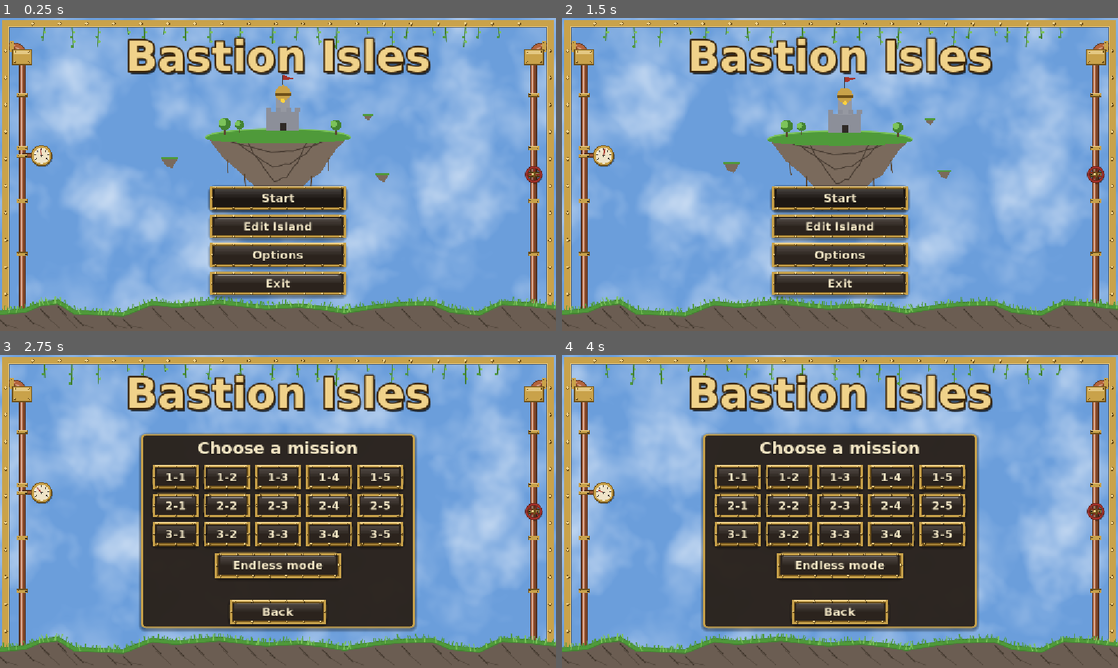
Above: before the commit, frames 1-4 (two rows, left to right).
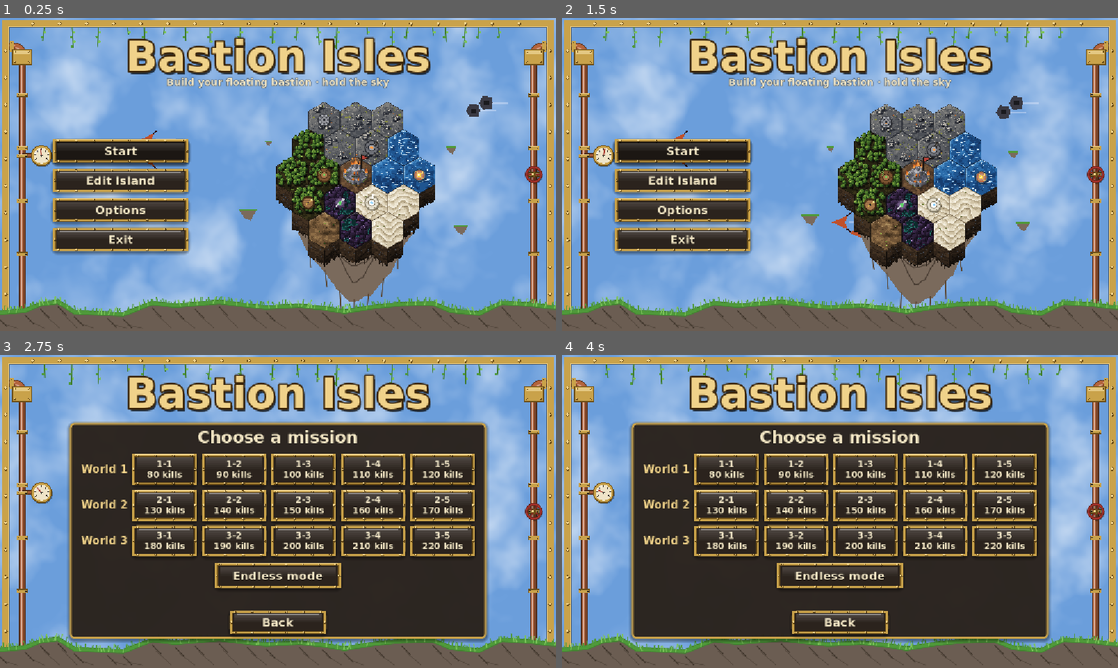
Above: after the commit, the same moments.

Repository: PfeiferSebastian/bastion-isles
Game: Godot game, scene res://scenes/ui/main_menu.tscn
Same seed, same stepped clock (60 frames per second), same inputs: the game is played once before the commit and once after it.
Inputs:
- Up to frame 1 (0.25 s): no input
- Up to frame 2 (1.5 s): click "Options" at 0.5 s; click "Back" at 1.25 s
- Up to frame 3 (2.75 s): click "Start" at 2 s
- Up to frame 4 (4 s): click "Back" at 2.75 s; click "Start" at 3.5 s

The runs differ from the first frame. In frame 1, 31% of the frame differs, in the area x 9-92%, y 18-93%; in frame 2, 30%; in frame 3, 37%, in the area x 12-88%, y 21-92%; in frame 4, 36%.

Commit message:
Show the real island art and enemy airships in the main menu
The menu centerpiece is now a radius-2 island drawn with the game's
terrain tiles, towers and castle HQ (pennant in the dominant biome),
on the right of a left-hand button column, with a tagline under the
title and enemy airship formations crossing the sky. The mission
select labels its world rows and shows each mission's kill goal.

Co-Authored-By: Claude Opus 5.5 <noreply@anthropic.com>

Diff:
--- a/scenes/ui/main_menu.tscn
+++ b/scenes/ui/main_menu.tscn
@@ -5,6 +5,7 @@
 [ext_resource type="Script" path="res://scripts/ui/floating_island_art.gd" id="3_island"]
 [ext_resource type="Script" path="res://scripts/ui/menu_frame.gd" id="4_frame"]
 [ext_resource type="Script" path="res://scripts/ui/brass_button.gd" id="5_button"]
+[ext_resource type="Script" path="res://scripts/ui/menu_airships.gd" id="6_airships"]
 
 [node name="MainMenu" type="Control"]
 layout_mode = 3
@@ -19,11 +20,12 @@
 script = ExtResource("2_sky")
 flight_velocity = Vector2(-25, -10)
 
+[node name="Airships" type="Node2D" parent="."]
+script = ExtResource("6_airships")
+
 [node name="Island" type="Node2D" parent="."]
-position = Vector2(576, 246)
+position = Vector2(760, 300)
 script = ExtResource("3_island")
-width = 300.0
-depth = 130.0
 
 [node name="Frame" type="Control" parent="."]
 layout_mode = 1
@@ -47,21 +49,31 @@
 horizontal_alignment = 1
 vertical_alignment = 1
 
+[node name="Tagline" type="Label" parent="."]
+unique_name_in_owner = true
+layout_mode = 1
+anchors_preset = 10
+anchor_right = 1.0
+offset_top = 118.0
+offset_bottom = 148.0
+grow_horizontal = 2
+theme_override_font_sizes/font_size = 20
+text = "Build your floating bastion · hold the sky"
+horizontal_alignment = 1
+vertical_alignment = 1
+
 [node name="Buttons" type="VBoxContainer" parent="."]
 layout_mode = 1
-anchors_preset = 7
-anchor_left = 0.5
-anchor_top = 1.0
-anchor_right = 0.5
-anchor_bottom = 1.0
-offset_left = -140.0
-offset_top = -296.0
-offset_right = 140.0
-offset_bottom = -74.0
-grow_horizontal = 2
-grow_vertical = 0
-theme_override_constants/separation = 10
-alignment = 2
+anchors_preset = 4
+anchor_top = 0.5
+anchor_bottom = 0.5
+offset_left = 110.0
+offset_top = -96.0
+offset_right = 390.0
+offset_bottom = 182.0
+grow_vertical = 2
+theme_override_constants/separation = 12
+alignment = 1
 
 [node name="Start" type="Button" parent="Buttons"]
 unique_name_in_owner = true
--- a/scripts/ui/floating_island_art.gd
+++ b/scripts/ui/floating_island_art.gd
@@ -1,33 +1,64 @@
 extends Node2D
-## Menu centerpiece: a gently bobbing floating island with a grassy top, rocky underside,
-## hanging roots, a small brass-domed keep and a few drifting rock fragments. Drawn in code.
+## Menu centerpiece: the player's kind of island as it looks in the game – the pixel-art hex
+## tiles (TerrainArt) around the castle HQ with its biome pennant, a few towers (TowerArt),
+## the rocky underside with a hanging rock cone and roots below, drifting rock fragments.
+## Bobs gently. The layout is fixed (it is a picture, not the saved island).
 
-@export var width := 340.0
-@export var depth := 190.0
+@export var hex_size := 38.0
+## Depth of the rock cone below the tiles.
+@export var depth := 150.0
 @export var bob_height := 6.0
 
-const GRASS := Color("4f9a3a")
-const GRASS_LIGHT := Color("7cc35a")
 const ROCK := Color("7a6a5c")
 const ROCK_DARK := Color("4a3e34")
 const ROOT := Color("5a4632")
+const GRASS := Color("4f9a3a")
+
+## Biome per hex of the radius-2 island (missing = neutral ground): faction patches like a
+## real mid-game island.
+const BIOMES := {
+	Vector2i(1, -1): Biome.Type.MOUNTAIN, Vector2i(0, -1): Biome.Type.MOUNTAIN,
+	Vector2i(1, -2): Biome.Type.MOUNTAIN, Vector2i(0, -2): Biome.Type.MOUNTAIN, Vector2i(2, -2): Biome.Type.MOUNTAIN,
+	Vector2i(-1, 0): Biome.Type.FOREST, Vector2i(-2, 0): Biome.Type.FOREST, Vector2i(-1, -1): Biome.Type.FOREST,
+	Vector2i(-2, 1): Biome.Type.FOREST,
+	Vector2i(1, 0): Biome.Type.LAKE, Vector2i(2, -1): Biome.Type.LAKE, Vector2i(2, 0): Biome.Type.LAKE,
+	Vector2i(-1, 1): Biome.Type.SWAMP, Vector2i(-1, 2): Biome.Type.SWAMP,
+	Vector2i(0, 1): Biome.Type.PLAINS, Vector2i(1, 1): Biome.Type.PLAINS, Vector2i(0, 2): Biome.Type.PLAINS,
+}
+## Towers standing on the island: hex -> type.
+const TOWERS := {
+	Vector2i(1, -1): &"attack", Vector2i(-1, 0): &"attack", Vector2i(0, 1): &"attack",
+	Vector2i(2, 0): &"energy", Vector2i(-1, 1): &"repair", Vector2i(0, -2): &"wall", Vector2i(-2, 1): &"scout",
+}
+## The HQ's biome: the island's most common one, as in the game (Island.hq_biome).
+var _hq_biome := Biome.Type.NEUTRAL
 
 var _time := 0.0
-var _underside := PackedVector2Array()
+var _cone := PackedVector2Array()
 var _base_y := 0.0
+var _tiles: Array[IslandTile] = []
 
 
 func _ready() -> void:
+	texture_filter = CanvasItem.TEXTURE_FILTER_NEAREST
 	_base_y = position.y
+	for coord in HexMath.area(Island.HQ_COORD, 2):
+		var tile := IslandTile.new(coord, BIOMES.get(coord, Biome.Type.NEUTRAL))
+		tile.is_hq = coord == Island.HQ_COORD
+		_tiles.append(tile)
+	_hq_biome = _dominant_biome()
+	# Back rows first, so peaks and trees overlap the row behind them.
+	_tiles.sort_custom(func(a: IslandTile, b: IslandTile) -> bool:
+		return a.coord.y < b.coord.y if a.coord.y != b.coord.y else a.coord.x < b.coord.x)
+	# Jagged rock cone hanging below the island's lower edge.
 	var rng := RandomNumberGenerator.new()
 	rng.seed = 11
-	# Jagged cone from the left rim down to the tip and back up to the right rim.
+	var half := HexMath.SQRT3 * hex_size * 1.9
 	var steps := 14
 	for i in steps + 1:
 		var t := float(i) / steps
-		var x := lerpf(-width / 2.0, width / 2.0, t)
 		var y := sin(t * PI) * depth * (1.0 - absf(t - 0.5) * 0.6)
-		_underside.append(Vector2(x + rng.randf_range(-6, 6), y + rng.randf_range(-10, 10) * sin(t * PI)))
+		_cone.append(Vector2(lerpf(-half, half, t) + rng.randf_range(-6, 6), y + rng.randf_range(-10, 10) * sin(t * PI)))
 
 
 ## Moves the island's resting point (it keeps bobbing around it).
@@ -44,74 +75,93 @@
 
 func _draw() -> void:
 	_draw_fragments()
-	# Rock underside with strata.
-	var body := PackedVector2Array([Vector2(-width / 2.0, 0)])
-	body.append_array(_underside)
-	body.append(Vector2(width / 2.0, 0))
+	_draw_cone()
+	var art := TerrainArt.available()
+	for tile in _tiles:
+		var c := HexMath.to_pixel(tile.coord, hex_size)
+		if art:
+			draw_texture_rect(TerrainArt.underside(tile.coord), TerrainArt.underside_rect(c, hex_size), false)
+	for tile in _tiles:
+		var c := HexMath.to_pixel(tile.coord, hex_size)
+		if art:
+			draw_texture_rect(TerrainArt.for_tile(tile), TerrainArt.tile_rect(c, hex_size), false)
+		else:
+			draw_colored_polygon(_hex(c, 0.96), Biome.color_of(tile.biome))
+	for tile in _tiles:
+		if TOWERS.has(tile.coord):
+			# Turrets sweep slowly, as if watching the sky.
+			var aim := -PI / 2.0 + sin(_time * 0.6 + tile.coord.x * 1.7) * 0.9
+			TowerArt.draw(self, TOWERS[tile.coord], tile.biome, HexMath.to_pixel(tile.coord, hex_size), hex_size * 0.375, [], 0.0, aim)
+	_draw_pennant(HexMath.to_pixel(Island.HQ_COORD, hex_size))
+
+
+## Rock cone with strata and swaying roots, below the tiles' own underside.
+func _draw_cone() -> void:
+	var top := hex_size * 3.1
+	var body := PackedVector2Array([_cone[0] + Vector2(0, top)])
+	for p in _cone:
+		body.append(p + Vector2(0, top))
 	draw_colored_polygon(body, ROCK)
 	for k in range(1, 4):
 		var line := PackedVector2Array()
-		for p in _underside:
-			line.append(Vector2(p.x * (1.0 - k * 0.18), p.y * k * 0.24))
+		for p in _cone:
+			line.append(Vector2(p.x * (1.0 - k * 0.18), top + p.y * k * 0.24))
 		draw_polyline(line, ROCK_DARK, 2.0, true)
-	# Hanging roots.
 	for i in 7:
-		var x := lerpf(-width * 0.35, width * 0.35, i / 6.0)
-		var start := Vector2(x, _depth_at(x) - 4.0)
+		var x := lerpf(_cone[2].x, _cone[-3].x, i / 6.0)
+		var start := Vector2(x, top + _depth_at(x) - 4.0)
 		var sway := sin(_time * 1.1 + i) * 4.0
 		draw_polyline(PackedVector2Array([start, start + Vector2(sway * 0.5, 18), start + Vector2(sway, 26 + i % 3 * 6)]), ROOT, 2.0, true)
-	# Grassy top.
-	var top := PackedVector2Array()
-	for i in 25:
-		var a := PI + PI * i / 24.0
-		top.append(Vector2(cos(a) * width / 2.0, sin(a) * 18.0))
-	for i in 25:
-		var a := PI * i / 24.0
-		top.append(Vector2(cos(a) * width / 2.0, sin(a) * 10.0 + 2.0))
-	draw_colored_polygon(top, GRASS)
-	draw_polyline(top.slice(0, 25), GRASS_LIGHT, 3.0, true)
-	_draw_keep(Vector2(10, -14))
-	_draw_tree(Vector2(-110, -6), 16.0)
-	_draw_tree(Vector2(-80, -10), 12.0)
-	_draw_tree(Vector2(120, -6), 14.0)
 
 
 func _depth_at(x: float) -> float:
-	for i in _underside.size() - 1:
-		var a := _underside[i]
-		var b := _underside[i + 1]
+	for i in _cone.size() - 1:
+		var a := _cone[i]
+		var b := _cone[i + 1]
 		if x >= a.x and x <= b.x:
 			return lerpf(a.y, b.y, (x - a.x) / maxf(b.x - a.x, 0.001))
 	return 0.0
 
 
-## Small keep with a brass dome and a pennant.
-func _draw_keep(base: Vector2) -> void:
-	var stone := Color("8c8f99")
-	draw_rect(Rect2(base + Vector2(-34, -40), Vector2(68, 40)), stone)
-	draw_rect(Rect2(base + Vector2(-14, -78), Vector2(28, 40)), stone.lightened(0.08))
-	for i in 4:
-		draw_rect(Rect2(base + Vector2(-34 + i * 20, -48), Vector2(10, 8)), stone)
-	draw_circle(base + Vector2(0, -78), 16.0, MenuTheme.BRASS)
-	draw_rect(Rect2(base + Vector2(-16, -78), Vector2(32, 6)), MenuTheme.BRASS_DARK)
-	draw_line(base + Vector2(0, -94), base + Vector2(0, -116), MenuTheme.IRON, 2.0)
-	var wave := sin(_time * 3.0) * 3.0
-	draw_colored_polygon(PackedVector2Array([base + Vector2(0, -116), base + Vector2(22, -110 + wave), base + Vector2(0, -104)]), Color("a8322a"))
-	draw_rect(Rect2(base + Vector2(-6, -16), Vector2(12, 16)), MenuTheme.IRON)
-	draw_circle(base + Vector2(0, -62), 4.0, Color("ffd23f"))
+## The HQ's pennant in its biome colour, waving.
+func _draw_pennant(center: Vector2) -> void:
+	var foot := center + Vector2(hex_size * 0.32, -hex_size * 0.35)
+	var top := foot + Vector2(0, -hex_size * 0.75)
+	var dark := Color(0.12, 0.09, 0.07)
+	var wave := sin(_time * 3.0) * hex_size * 0.05
+	draw_line(foot, top, dark, 2.5, true)
+	var flag := PackedVector2Array([top, top + Vector2(hex_size * 0.42, hex_size * 0.13 + wave), top + Vector2(0, hex_size * 0.26)])
+	draw_colored_polygon(flag, Biome.color_of(_hq_biome))
+	draw_polyline(flag + PackedVector2Array([flag[0]]), dark, 1.5, true)
 
 
-func _draw_tree(at: Vector2, size: float) -> void:
-	draw_line(at, at + Vector2(0, -size), ROOT, 3.0)
-	draw_circle(at + Vector2(0, -size * 1.4), size * 0.8, GRASS.darkened(0.15))
-	draw_circle(at + Vector2(-size * 0.3, -size * 1.6), size * 0.5, GRASS_LIGHT)
+## Most tiles wins (the HQ itself doesn't count); on a tie a faction biome beats neutral.
+func _dominant_biome() -> Biome.Type:
+	var counts := {}
+	for tile in _tiles:
+		if not tile.is_hq:
+			counts[tile.biome] = counts.get(tile.biome, 0) + 1
+	var best := Biome.Type.NEUTRAL
+	for biome in counts:
+		var rank := [counts[biome], 0 if biome == Biome.Type.NEUTRAL else 1]
+		if not counts.has(best) or rank > [counts[best], 0 if best == Biome.Type.NEUTRAL else 1]:
+			best = biome
+	return best
 
 
-## Little rock fragments drifting around the island.
+func _hex(center: Vector2, scale_by: float) -> PackedVector2Array:
+	var points := PackedVector2Array()
+	for corner in HexMath.corners(hex_size * scale_by):
+		points.append(corner + center)
+	return points
+
+
+## Little rock fragments with a grassy top drifting around the island.
 func _draw_fragments() -> void:
-	var spots := [Vector2(-width * 0.75, 40), Vector2(width * 0.72, 70), Vector2(width * 0.62, -40)]
+	var w := HexMath.SQRT3 * hex_size * 5.0
+	var spots := [Vector2(-w * 0.68, 70), Vector2(w * 0.66, 100), Vector2(w * 0.6, -50), Vector2(-w * 0.55, -70)]
 	for i in spots.size():
 		var p: Vector2 = spots[i] + Vector2(0, sin(_time * 1.3 + i * 2.0) * 8.0)
-		var s := 18.0 - i * 4.0
+		var s := 18.0 - i * 3.5
 		draw_colored_polygon(PackedVector2Array([p + Vector2(-s, 0), p + Vector2(s, 0), p + Vector2(s * 0.3, s * 1.2), p + Vector2(-s * 0.4, s * 0.9)]), ROCK)
 		draw_line(p + Vector2(-s, 0), p + Vector2(s, 0), GRASS, 4.0)
--- a/scripts/ui/main_menu.gd
+++ b/scripts/ui/main_menu.gd
@@ -1,11 +1,14 @@
 extends Control
-## Main menu: title at the top, Start / Edit Island / Options / Exit at the bottom middle,
-## steampunk frame and a floating island over the cloud sky. Start opens the mission select:
+## Main menu: title and tagline at the top, Start / Edit Island / Options / Exit in a column
+## on the left, the island (in the game's own tile art) floating on the right while enemy
+## airship formations cross the cloud sky, all inside the steampunk frame. Start opens the mission select:
 ## numbered missions (1-1, 1-2 … 2-1 …), the endless mode below them and Back at the bottom.
 
 const GAME_SCENE := "res://main.tscn"
 
 @onready var _island: Node2D = $Island
+@onready var _airships: Node2D = $Airships
+@onready var _tagline: Label = %Tagline
 @onready var _buttons: Control = $Buttons
 @onready var _start: Button = %Start
 @onready var _edit_island: Button = %EditIsland
@@ -59,15 +62,25 @@
 	heading.add_theme_font_size_override("font_size", 34)
 	content.add_child(heading)
 	var grid := GridContainer.new()
-	grid.columns = GameSession.MISSIONS_PER_WORLD
+	# A "World n" label before each row of missions.
+	grid.columns = GameSession.MISSIONS_PER_WORLD + 1
 	grid.add_theme_constant_override("h_separation", 10)
 	grid.add_theme_constant_override("v_separation", 10)
 	content.add_child(grid)
 	for world in range(1, GameSession.WORLDS + 1):
+		var label := Label.new()
+		label.text = "World %d" % world
+		label.add_theme_color_override("font_color", MenuTheme.BRASS_LIGHT)
+		label.add_theme_font_size_override("font_size", 22)
+		label.vertical_alignment = VERTICAL_ALIGNMENT_CENTER
+		grid.add_child(label)
 		for number in range(1, GameSession.MISSIONS_PER_WORLD + 1):
 			var which := Vector2i(world, number)
-			var button := _menu_button(GameSession.mission_name(which), Vector2(96, 48))
 			var rules := GameSession.mission_rules(which)
+			# Mission number with its kill goal below.
+			var button := _menu_button("%s
+%d kills" % [GameSession.mission_name(which), rules.kill_goal], Vector2(96, 58))
+			button.add_theme_font_size_override("font_size", 18)
 			button.tooltip_text = "%d kills · enemies %d%% stronger, %d%% more of them" % [rules.kill_goal,
 				roundi((rules.strength - 1.0) * 100.0), roundi((rules.count - 1.0) * 100.0)]
 			button.pressed.connect(_start_mission.bind(which, false))
@@ -99,6 +112,8 @@
 	_missions_panel.visible = open
 	_buttons.visible = not open
 	_island.visible = not open
+	_airships.visible = not open
+	_tagline.visible = not open
 	if open:
 		_missions_panel.reset_size()
 		_missions_panel.position = (size - _missions_panel.size) / 2.0 + Vector2(0, 40)
@@ -113,7 +128,8 @@
 
 
 func _layout() -> void:
-	_island.call(&"place", Vector2(size.x / 2.0, size.y * 0.38))
+	# Right of the button column, a little below the title.
+	_island.call(&"place", Vector2(size.x * 0.64, size.y * 0.5))
 
 
 ## Opens the island scene for a mission, or for editing without enemies.
@@ -125,6 +141,7 @@
 func _show_options(open: bool) -> void:
 	_options_panel.visible = open
 	_buttons.visible = not open
+	_tagline.visible = not open
 	(_back if open else _start).grab_focus()
 
 
--- /dev/null
+++ b/scripts/ui/menu_airships.gd
@@ -0,0 +1,78 @@
+extends Node2D
+## Menu backdrop: small formations of enemy airships (the hull shapes of Enemy) crossing the
+## sky from right to left behind the island, with faint smoke trails. Purely decorative.
+
+## Formations in the sky at once.
+const FORMATIONS := 3
+const KINDS: Array[StringName] = [&"rammer", &"corsair", &"gunboat", &"bomber"]
+const SMOKE := Color(0.95, 0.95, 1.0, 0.35)
+
+## Each formation: {position, speed, kind, count, scale}.
+var _formations: Array[Dictionary] = []
+var _rng := RandomNumberGenerator.new()
+
+
+func _ready() -> void:
+	_rng.seed = 7
+	for i in FORMATIONS:
+		# Spread the first ones over the screen so the sky isn't empty at the start.
+		_formations.append(_new_formation(_rng.randf_range(0.15, 1.0)))
+
+
+func _process(delta: float) -> void:
+	var view := get_viewport_rect().size
+	for i in _formations.size():
+		var f := _formations[i]
+		f.position.x -= f.speed * delta
+		if f.position.x < -120.0:
+			_formations[i] = _new_formation(1.0)
+	if view.x > 0.0:
+		queue_redraw()
+
+
+## A formation entering at `x_share` of the screen width (1 = just off the right edge).
+func _new_formation(x_share: float) -> Dictionary:
+	var view := get_viewport_rect().size
+	var scale_by := _rng.randf_range(1.0, 1.5)
+	return {
+		position = Vector2(view.x * x_share + 80.0, _rng.randf_range(view.y * 0.2, view.y * 0.7)),
+		speed = _rng.randf_range(28.0, 55.0) * scale_by,
+		kind = KINDS[_rng.randi() % KINDS.size()],
+		count = _rng.randi_range(2, 5),
+		scale = scale_by,
+	}
+
+
+func _draw() -> void:
+	for f in _formations:
+		for i in f.count:
+			# V formation behind the leader.
+			var row: int = (i + 1) / 2
+			var side := -1.0 if i % 2 == 1 else 1.0
+			var at: Vector2 = f.position + Vector2(row * 26.0, side * row * 18.0) * f.scale
+			var bob := sin(Time.get_ticks_msec() / 600.0 + i * 1.3) * 2.0
+			at.y += bob
+			draw_line(at + Vector2(10, 0) * f.scale, at + Vector2(46, 0) * f.scale, SMOKE, 3.0 * f.scale)
+			draw_set_transform(at, PI, Vector2.ONE * f.scale)
+			_draw_hull(f.kind)
+			draw_set_transform(Vector2.ZERO)
+
+
+## Same hulls as Enemy._draw, pointing along +x (turned to fly left).
+func _draw_hull(kind: StringName) -> void:
+	match kind:
+		&"gunboat":
+			draw_colored_polygon(PackedVector2Array([Vector2(12, -6), Vector2(12, 6), Vector2(-10, 9), Vector2(-10, -9)]), Color("5a3a3a"))
+			draw_rect(Rect2(4, -2, 14, 4), Color("2a1a1a"))
+			draw_circle(Vector2(-2, 0), 5.0, Color("7a4a3a"))
+		&"corsair":
+			draw_colored_polygon(PackedVector2Array([Vector2(16, 0), Vector2(-8, -11), Vector2(-3, 0), Vector2(-8, 11)]), Color("c0502a"))
+			draw_line(Vector2(-6, -10), Vector2(-12, -14), Color("2a0d0d"), 2.0)
+			draw_line(Vector2(-6, 10), Vector2(-12, 14), Color("2a0d0d"), 2.0)
+		&"bomber":
+			draw_colored_polygon(PackedVector2Array([Vector2(14, 0), Vector2(6, -14), Vector2(-12, -12), Vector2(-14, 0), Vector2(-12, 12), Vector2(6, 14)]), Color("3a3a44"))
+			draw_rect(Rect2(-6, -4, 10, 8), Color("1a1a1e"))
+		_:
+			var hull := PackedVector2Array([Vector2(14, 0), Vector2(-8, -9), Vector2(-4, 0), Vector2(-8, 9)])
+			draw_colored_polygon(hull, Color("7a2a2a"))
+			draw_polyline(hull + PackedVector2Array([hull[0]]), Color("2a0d0d"), 1.5, true)
Not shown, changed: docs/GDD.md
